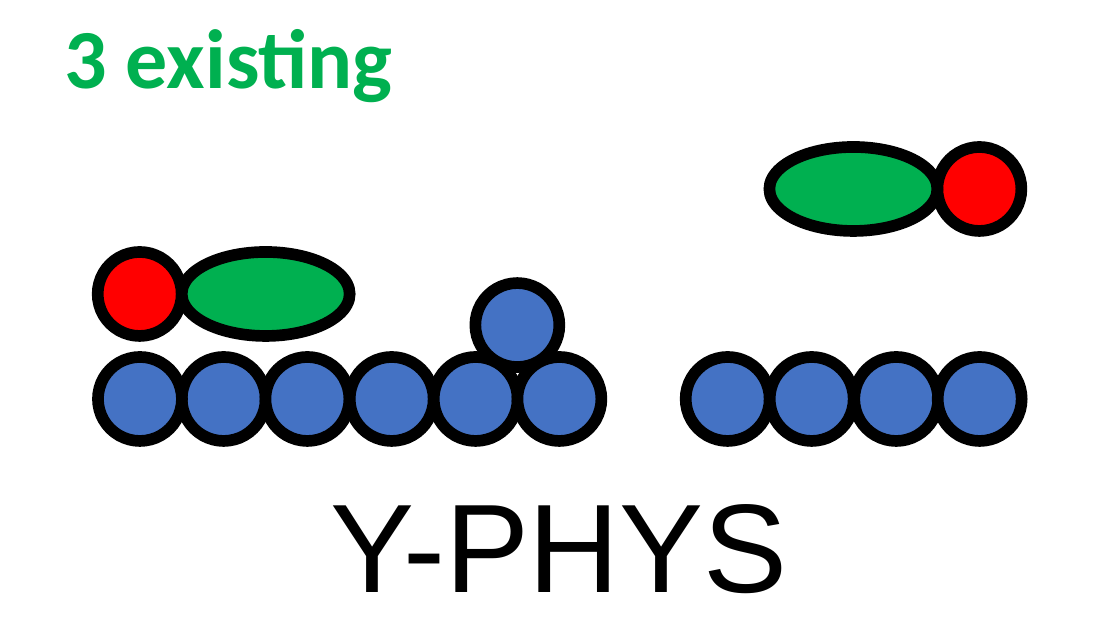
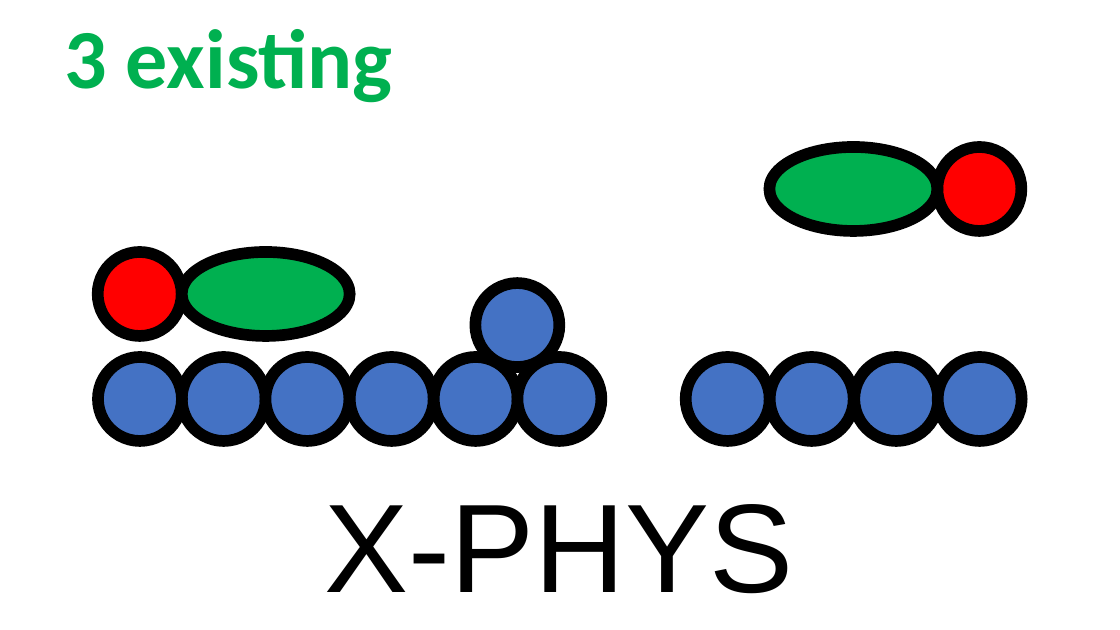
Before and after one commit to rzk1/ullmann, a slide deck: slide 27 of Labels/labels.pptx. Drawn at 1120x630 pixels with LibreOffice and Linux fonts; fonts in the diff are those of the drawing. Boxes give left, top, right and bottom in pixels: in the first picture for what was removed or moved away, otherwise in the second. Text is boxed around its words. In the diff, an @@ line names an element or a change of style, - is before the commit and + after.

```diff
--- a/Labels/labels.pptx
+++ b/Labels/labels.pptx
@@ text at [325, 504, 794, 594]: text changed @@
-Y-PHYS
+X-PHYS
```
Also in this commit, not shown: 2 other slides changed, 13 other files.
